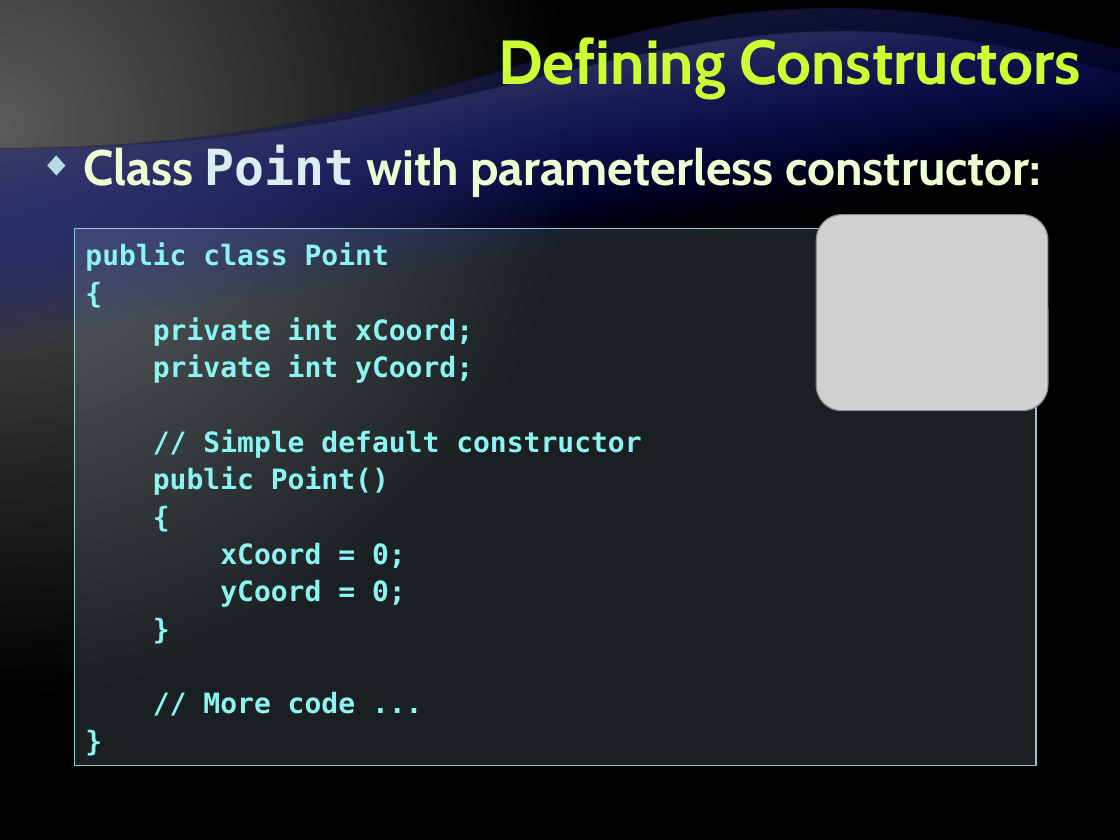
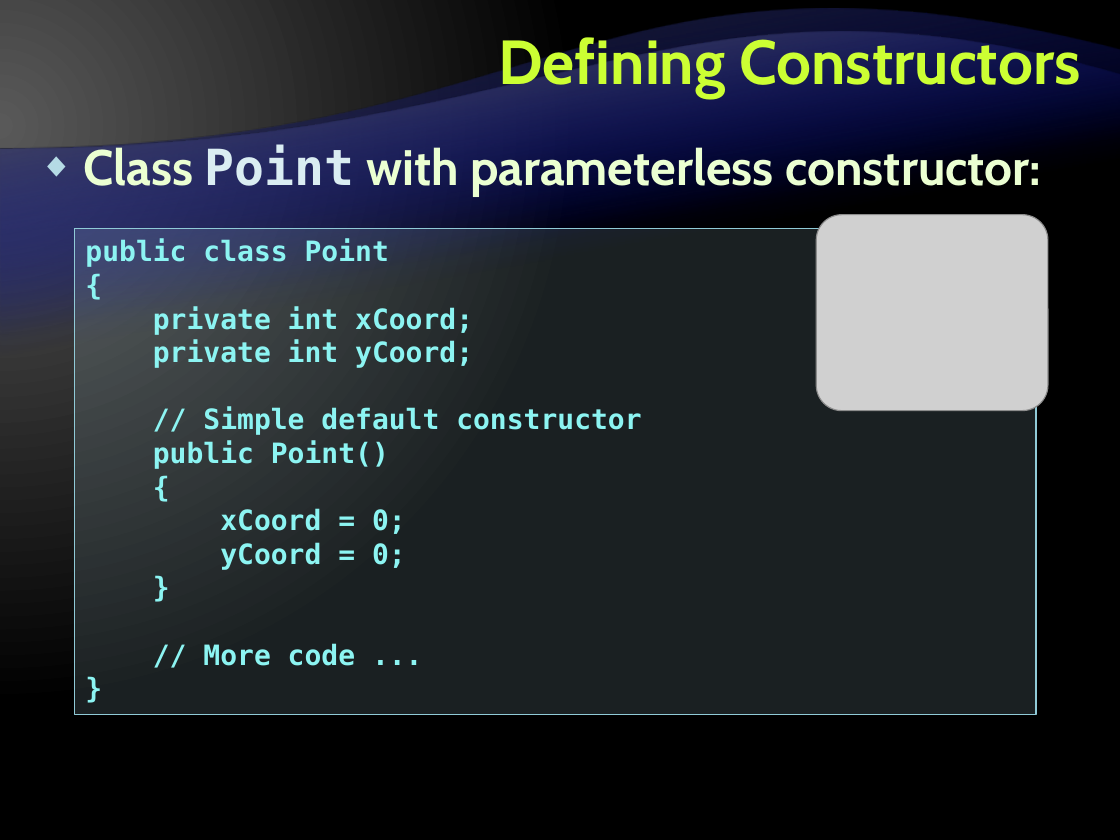
Before and after one commit to Graveheart/aspnetcourse, a slide deck: slide 24 of 2010/lectures/4. Object-Oriented Programming with CSharp.pptx. Drawn at 1120x840 pixels with LibreOffice and Linux fonts; fonts in the diff are those of the drawing; grey boxes stand for pictures; background and template pictures are left out. Boxes give left, top, right and bottom in pixels: in the first picture for what was removed or moved away, otherwise in the second. Text is boxed around its words. In the diff, an @@ line names an element or a change of style, - is before the commit and + after.

```diff
--- a/2010/lectures/4. Object-Oriented Programming with CSharp.pptx
+++ b/2010/lectures/4. Object-Oriented Programming with CSharp.pptx
@@ text "Class Point with parameterless constructor:" at (x1=83, y1=145, x2=1041, y2=196): line spacing 38pt to 1 @@
@@ rectangle "public class Point" resized from (x1=74, y1=228, x2=1036, y2=765) to (x1=74, y1=228, x2=1036, y2=715) @@
@@ rectangle "public class Point" at (x1=74, y1=228, x2=1036, y2=715): line spacing 24pt to 1 @@
```
Also in this commit, not shown: 14 other slides changed.
